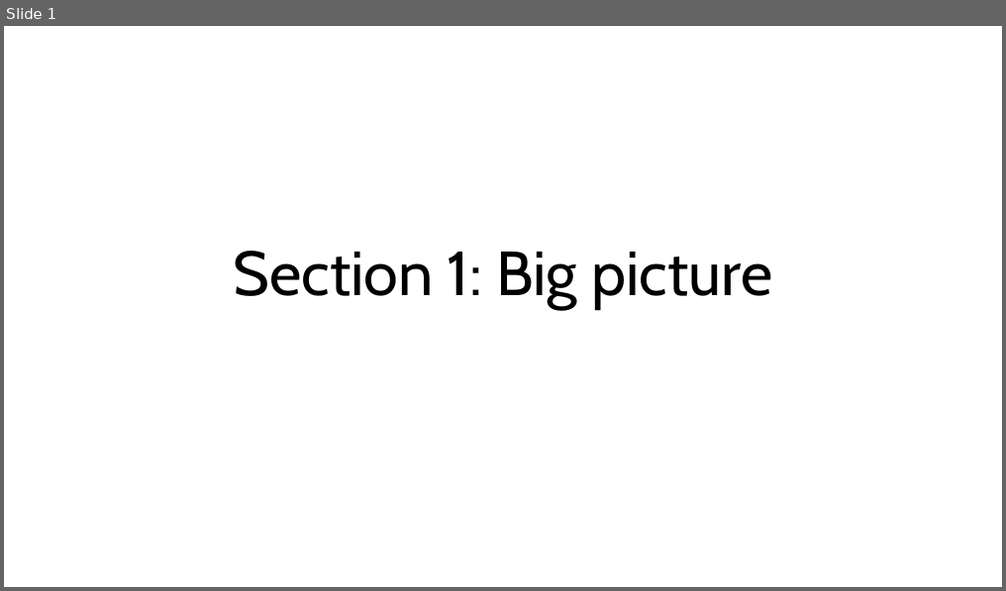
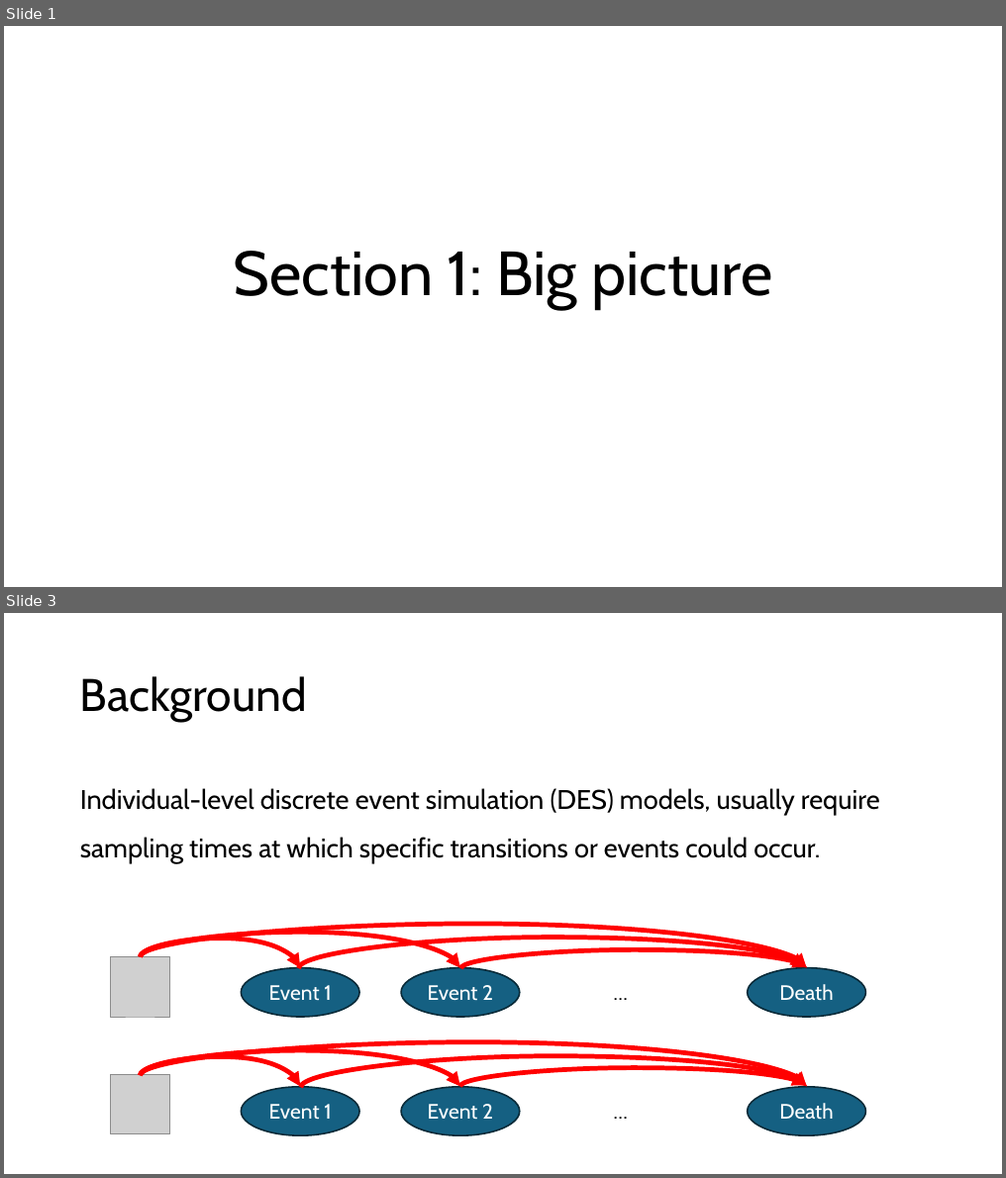
Before and after one commit to ttrikalin/des-R-course, a slide deck: materials/01_DES.pptx. Shown one above the other, each under a label of ours: slide 1 before the commit, slides 1 and 3 after it; the slides between them are not shown. The pictures are 1006x591 and 1006x1178 pixels, drawn with LibreOffice and Linux fonts; fonts in the diff are those of the drawing; grey boxes stand for pictures. Boxes give left, top, right and bottom in pixels: in the first picture for what was removed or moved away, otherwise in the second. Text is boxed around its words. In the diff, an @@ line names an element or a change of style, - is before the commit and + after.

```diff
--- a/materials/01_DES.pptx
+++ b/materials/01_DES.pptx
@@ slide 3 added at [4,613,1002,1174], background #FFFFFF @@
@@ title added at [80,676,307,722], 44 pt, text #000000 @@
+Background
@@ text added at [80,788,880,863], 25.9 pt, text #000000 @@
+Individual-level discrete event simulation (DES) models, usually require sampling times at which specific transitions or events could occur.
@@ curved arrow added from (141, 958) to (300, 967), #FF0000 4.5 pt @@
@@ curved arrow added from (141, 958) to (460, 967), #FF0000 4.5 pt @@
@@ curved arrow added from (141, 958) to (807, 967), #FF0000 4.5 pt @@
@@ curved arrow added from (299, 968) to (805, 967), #FF0000 4.5 pt @@
@@ picture added at [110,958,170,1017] @@
@@ ellipse added at [242,967,359,1017], fill #156082, outline #092A39 1.5 pt, 20 pt, text #FFFFFF @@
+Event 1
@@ ellipse added at [402,967,520,1017], fill #156082, outline #092A39 1.5 pt, 20 pt, text #FFFFFF @@
+Event 2
@@ curved arrow added from (460, 968) to (807, 967), #FF0000 4.5 pt @@
@@ ellipse added at [561,967,679,1017], fill #FFFFFF, 20 pt, text #000000 @@
+…
@@ ellipse added at [747,967,865,1017], fill #156082, outline #092A39 1.5 pt, 20 pt, text #FFFFFF @@
+Death
@@ curved arrow added from (141, 1075) to (300, 1087), #FF0000 4.5 pt @@
@@ curved arrow added from (141, 1075) to (460, 1087), #FF0000 4.5 pt @@
@@ curved arrow added from (141, 1075) to (807, 1087), #FF0000 4.5 pt @@
@@ curved arrow added from (301, 1087) to (807, 1087), #FF0000 4.5 pt @@
@@ picture added at [110,1075,170,1135] @@
@@ ellipse added at [242,1087,359,1136], fill #156082, outline #092A39 1.5 pt, 20 pt, text #FFFFFF @@
+Event 1
@@ ellipse added at [402,1087,520,1136], fill #156082, outline #092A39 1.5 pt, 20 pt, text #FFFFFF @@
+Event 2
@@ curved arrow added from (460, 1087) to (807, 1085), #FF0000 4.5 pt @@
@@ ellipse added at [561,1087,679,1136], fill #FFFFFF, 20 pt, text #000000 @@
+…
@@ ellipse added at [747,1087,865,1136], fill #156082, outline #092A39 1.5 pt, 20 pt, text #FFFFFF @@
+Death
```
Also in this commit, not shown: 7 slides changed, 10 other slides added, 7 other files.
